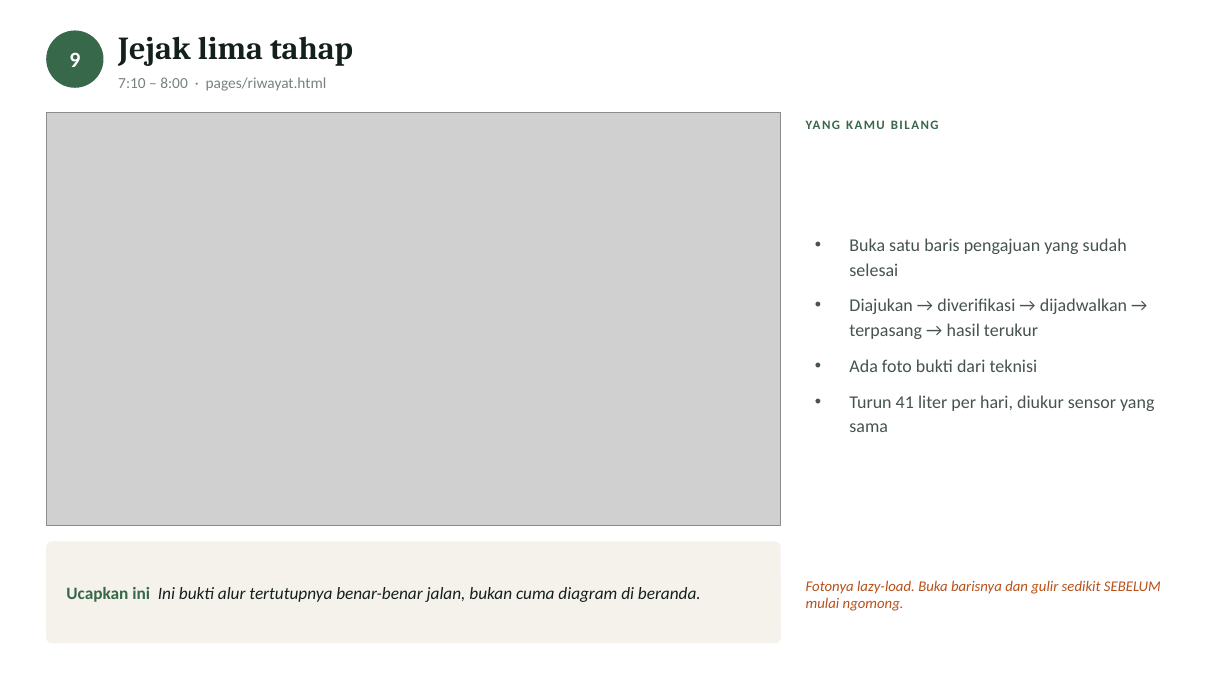
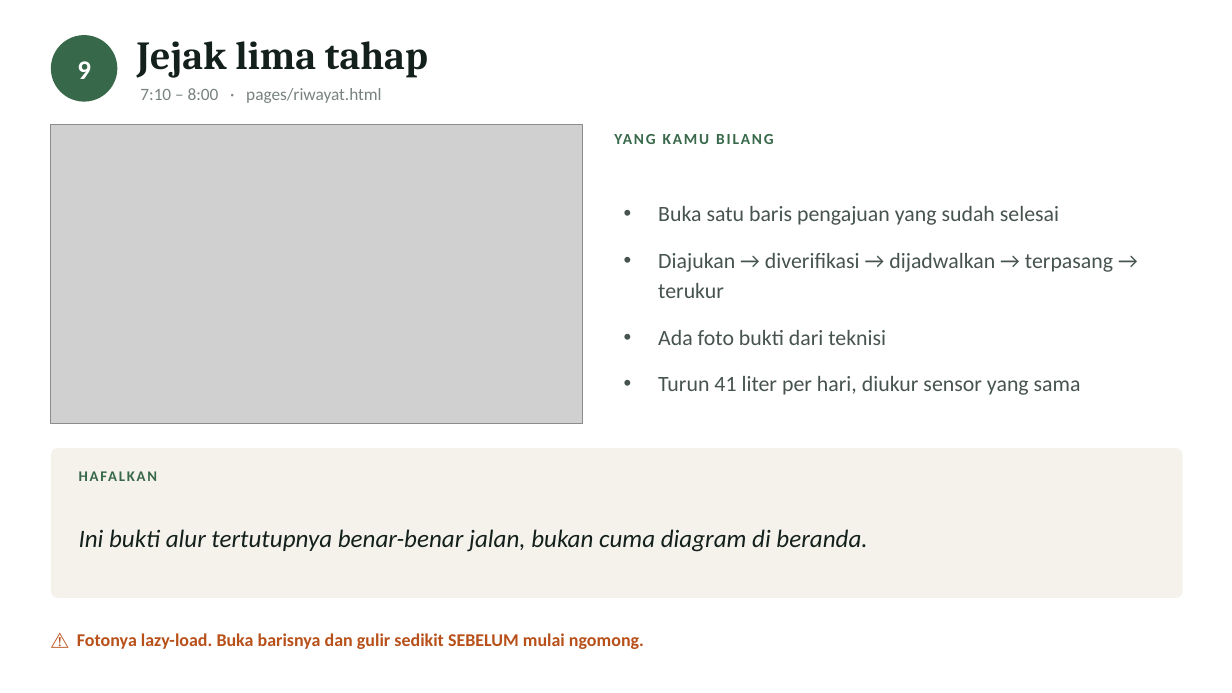
Before and after one commit to GianneAngely/halo-itcc2026, a slide deck: slide 11 of latihan-final/Latihan Presentasi HALO.pptx (slide 10 before the commit). Drawn at 1232x693 pixels with LibreOffice and Linux fonts; fonts in the diff are those of the drawing; grey boxes stand for pictures. Boxes give left, top, right and bottom in pixels: in the first picture for what was removed or moved away, otherwise in the second. Text is boxed around its words. In the diff, an @@ line names an element or a change of style, - is before the commit and + after.

Commit message:
Deck latihan dibesarkan tulisannya
Versi sebelumnya kekecilan untuk dibaca sambil latihan. Gambar
dikecilkan, teks dinaikkan, dan kotak kalimat hafalan dijadikan
bagian paling menonjol di tiap slide.

Ditambah satu halaman berisi enam kalimat yang harus keluar tanpa
mikir, dan tiap slide isyarat sekarang punya kalimat kuncinya
sendiri — sebelumnya ada dua yang kosong.

```diff
--- a/latihan-final/Latihan Presentasi HALO.pptx
+++ b/latihan-final/Latihan Presentasi HALO.pptx
@@ text "9" at [77,61,91,79]: size 17 to 21 pt @@
@@ ellipse: place and size @@
-ellipse at [46,30,104,88]
+ellipse at [51,35,117,102]
@@ text "Jejak lima tahap": place and size @@
-text "Jejak lima tahap" at [118,36,353,66]
+text "Jejak lima tahap" at [137,41,428,78]
@@ text "Jejak lima tahap" at [137,41,428,78]: size 25 to 31 pt @@
@@ text "7:10 – 8:00 · pages/riwayat.html": place and size @@
-text "7:10 – 8:00 · pages/riwayat.html" at [118,77,327,91]
+text "7:10 – 8:00 · pages/riwayat.html" at [140,88,381,103]
@@ text "7:10 – 8:00 · pages/riwayat.html" at [140,88,381,103]: size 12 to 13.5 pt @@
@@ picture: place and size @@
-picture at [46,113,781,526]
+picture at [51,125,582,423]
@@ text "YANG KAMU BILANG": place and size @@
-text "YANG KAMU BILANG" at [806,113,1185,137]
+text "YANG KAMU BILANG" at [615,125,1183,152]
@@ text "YANG KAMU BILANG" at [615,125,1183,152]: size 10 to 12 pt, letter spacing 1.2 to 1.4 pt @@
@@ text "Buka satu baris pengajuan yang ...": place and size @@
-text "Buka satu baris pengajuan yang ..." at [849,238,1154,432]
+text "Buka satu baris pengajuan yang ..." at [658,206,1113,395]
@@ text at [658,206,1081,395]: size 14 to 17 pt in "Buka satu baris pengajuan yang sudah selesai", "Ada foto bukti dari teknisi", "Turun 41 liter per hari, diukur sensor ..."; line spacing 19pt to 24pt; more space between paragraphs @@
@@ text at [658,253,1113,298]: text changed; size 14 to 17 pt @@
-• Diajukan → diverifikasi → dijadwalkan → terpasang → hasil terukur
+• Diajukan → diverifikasi → dijadwalkan → terpasang → terukur
@@ rounded rectangle: place and size @@
-rounded rectangle at [46,542,781,643]
+rounded rectangle at [51,448,1183,598]
@@ rounded rectangle at [51,448,1183,598]: proportions changed @@
@@ text added at [79,462,263,490], 11.5 pt, text #38684A, bold @@
+HAFALKAN
@@ text at [79,529,867,552]: text changed; size 13.5 to 19.5 pt @@
-Ucapkan ini Ini bukti alur tertutupnya benar-benar jalan, bukan cuma diagram di beranda.
+Ini bukti alur tertutupnya benar-benar jalan, bukan cuma diagram di beranda.
@@ text at [77,633,644,649]: text changed; size 11.5 to 14 pt; bold on; italic off @@
-Fotonya lazy-load. Buka barisnya dan gulir sedikit SEBELUM mulai ngomong.
+⚠ Fotonya lazy-load. Buka barisnya dan gulir sedikit SEBELUM mulai ngomong.
```
Also in this commit, not shown: 12 other slides changed, 1 slide added.
